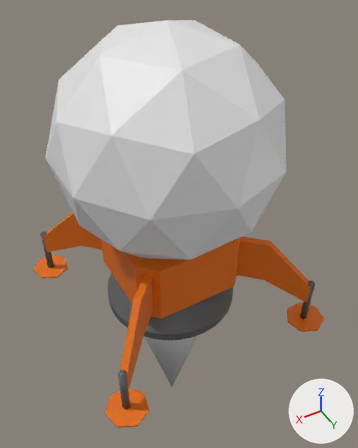
The Blender file assets/Lander.blend as it was, and as the next commit left it.
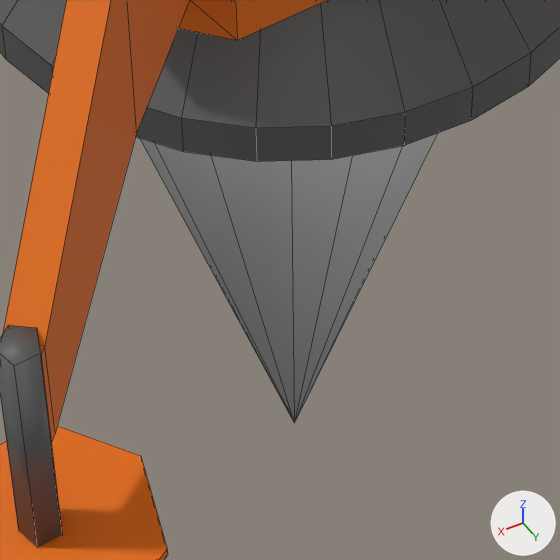
Old and new are each drawn whole from a 50 mm camera at (1.558, 2.854, 4.185) aimed at (-0.17, -0.138, 1.314) and again close up on the part from 33% to 61% of the width and 70% to 92% of the height. Lighting does not change. The marker at lower right points along +X, +Y and +Z. Both versions are drawn at frame 10 of the action 'StartThrustAction'; the numbers are the values there. The close-ups show mesh edges as thin lines.

Names of what the first close-up shows: 'Lander_Base', 'Lander_Foot', 'Lander_Leg', 'Lander_Thrust', 'Lander_Thruster'.
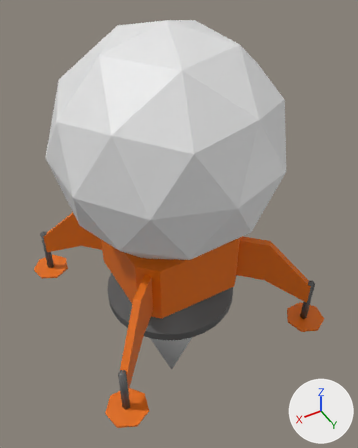
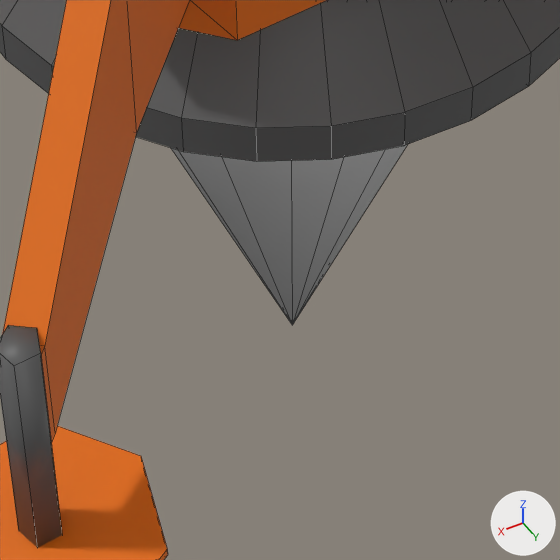
Pixel boxes [x1, y1, x2, y2] of what changed, in the close-ups (560 x 560 px):
'Lander_Thrust', moved, rescaled: before [140, 134, 437, 422]; after [171, 144, 408, 325]

What changed in the scene script:
```text
Change ob_lander_thrust:
    ob_lander_thrust.location: (-0.002, -0.008, -0.062) -> (-0.002, -0.008, 0.094)
    ob_lander_thrust.scale: (0.451, 0.451, 0.853) -> (0.451, 0.451, 0.676)
```
